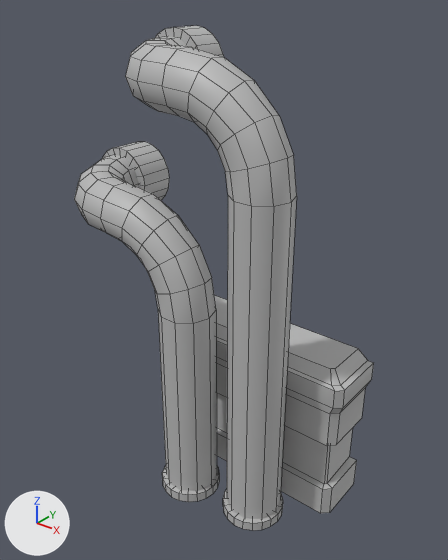
The FBX model Assets/3D/Models/Anxi_Prop_pipe_B.fbx: old version first, new version second.
Camera for both pictures: a 50 mm lens placed at (0.93, -4.85, 5.04), pointed at (-2.68, -0.35, 2.25). The lights are fixed; the arrows at lower left show +X, +Y and +Z. Mesh edges are drawn as thin lines. Where no turn or scale is listed for an object, it has been applied to the vertices.

Script lines for the objects in view, before the commit:
```python
me_mesh = bpy.data.meshes.new('Mesh')
me_mesh.from_pydata(...)  # 464 vertices, 427 faces; spans x -1.74..1.74, y -1.41..0.11, z -0.01..4.62
# faces by material slot: [220, 160, 47]
me_mesh.materials.append(mat_lambert18)  # grey #bcbcbc
me_mesh.materials.append(mat_lambert19)  # grey #bcbcbc
me_mesh.materials.append(mat_lambert20)  # grey #bcbcbc
ob_pipes_b = bpy.data.objects.new('Pipes_B', me_mesh)
ob_pipes_b.location = (-2.9, 0.13, 0.0)
```
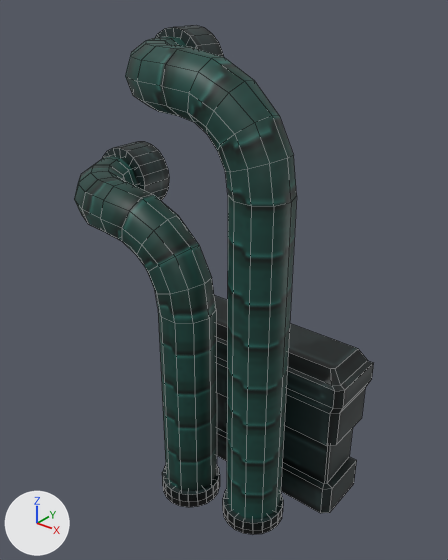
Diff of the bpy script that builds the scene:
```diff
--- a/Assets/3D/Models/Anxi_Prop_pipe_B.fbx.py
+++ b/Assets/3D/Models/Anxi_Prop_pipe_B.fbx.py
@@ img_pipes_walls_tex_png @@
+img_pipes_walls_tex_png = load_image('Pipes_Walls_Tex.png', '../../2D/Materials/Pipes_Walls_Tex.png', 256, 256, 'sRGB')
@@ mat_lambert28 @@
+mat_lambert28 = principled_material('lambert28')
+mat_lambert28.texture = img_pipes_walls_tex_png
@@ me_mesh @@
 # used by ob_pipes_b; location = (-2.9, 0.13, 0.0)
-me_mesh.from_pydata(...)  # 464 vertices, 427 faces; spans x -1.74..1.74, y -1.41..0.11, z -0.01..4.62
+me_mesh.from_pydata(...)  # 504 vertices, 467 faces; spans x -1.74..1.74, y -1.41..0.11, z -0.08..4.62
+# me_mesh part 1
+# 20 new vertices lie (0.0, 0.0, -0.16) away from vertices in x 0.69..1.33, y -1.29..-0.65, z 0.1
+# 20 new vertices lie (0.0, 0.0, -0.18) away from vertices in x -0.08..0.56, y -1.41..-0.77, z 0.1
+# 40 new faces join them
+# me_mesh part 2: 220 faces spanning x -1.68..1.29, y -1.36..-0.14, z -0.01..4.53 switch from mat_lambert18 (grey #bcbcbc) to mat_lambert28 (picture img_pipes_walls_tex_png)
+# me_mesh part 3: 160 faces spanning x -1.74..1.33, y -1.41..0.11, z 0.0..4.62 switch from mat_lambert19 (grey #bcbcbc) to mat_lambert28 (picture img_pipes_walls_tex_png)
+# me_mesh part 4: 47 faces spanning x -0.62..1.74, y -0.66..0.0, z 0.0..1.71 switch from mat_lambert20 (grey #bcbcbc) to mat_lambert28 (picture img_pipes_walls_tex_png)
```

Where the change shows, as pixel boxes (x1, y1, x2, y2) in the pictures (448 x 560 px):
'Pipes_B', reshaped: before (74, 26, 374, 530); after (74, 26, 374, 535)
part 1 of me_mesh, added: after (163, 475, 283, 535)
part 2 of me_mesh, recoloured (grey to cyan): (74, 37, 297, 519) in both
part 3 of me_mesh, recoloured (grey to black): (102, 26, 283, 530) in both
part 4 of me_mesh, recoloured (grey to black): (214, 295, 374, 513) in both
